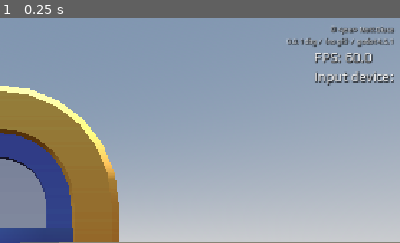
Above: before the commit, frame 1.
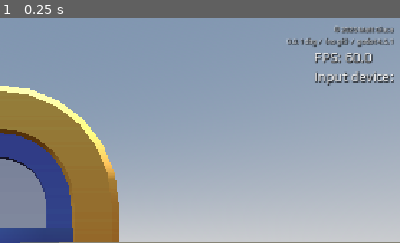
Above: after the commit, the same moment.

Repository: mgiuca/two-hands
Game: Godot game, scene res://scenes/main.tscn
The game is run twice, just before and just after one commit, with the same random seed, the same clock (stepped at 60 frames per second) and the same inputs.
Inputs:
- Up to frame 1 (0.25 s): no input
The pictures show only the part of the screen within x 50-100%, y 0-50%; the shares and areas given below are measured in that part.

The runs differ from the first frame. In frame 1, 0.2% of the frame differs, in the area x 82-99%, y 4-8%.

Commit message:
Main: Set year in top copyright text.

Diff:
--- a/scenes/main.tscn
+++ b/scenes/main.tscn
@@ -53,7 +53,7 @@
 layout_mode = 2
 size_flags_horizontal = 8
 theme_override_font_sizes/font_size = 10
-text = "© <year> Matt Giuca"
+text = "© 2025 Matt Giuca"
 
 [node name="HbxVersionInfo" type="HBoxContainer" parent="VersionInfo/TopRight/VBoxContainer"]
 layout_mode = 2
